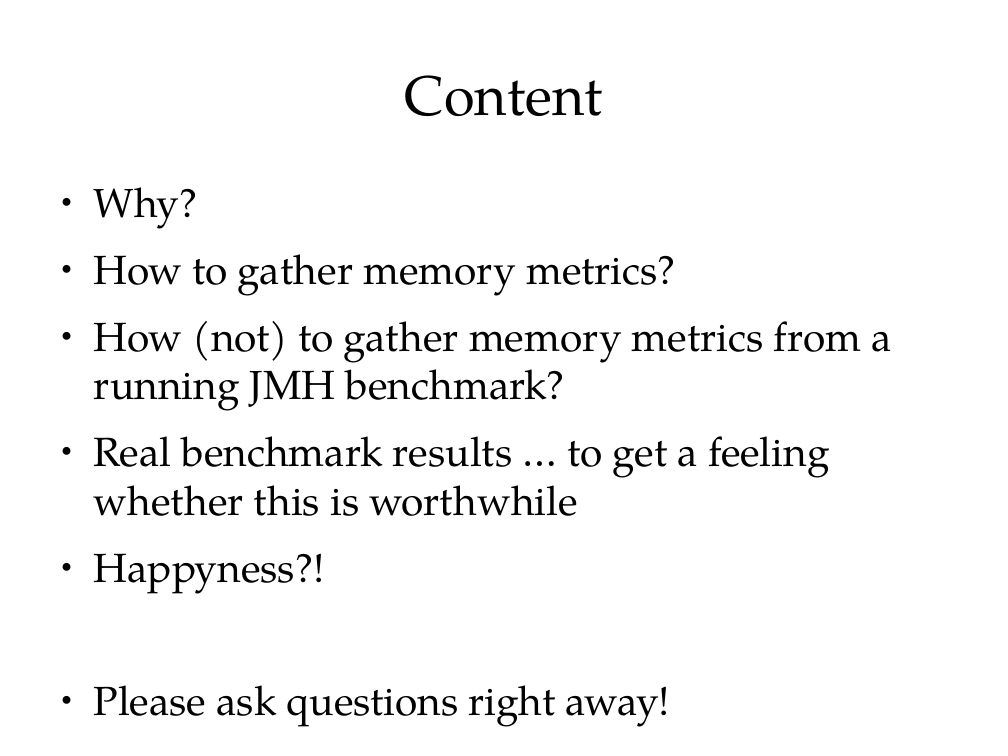
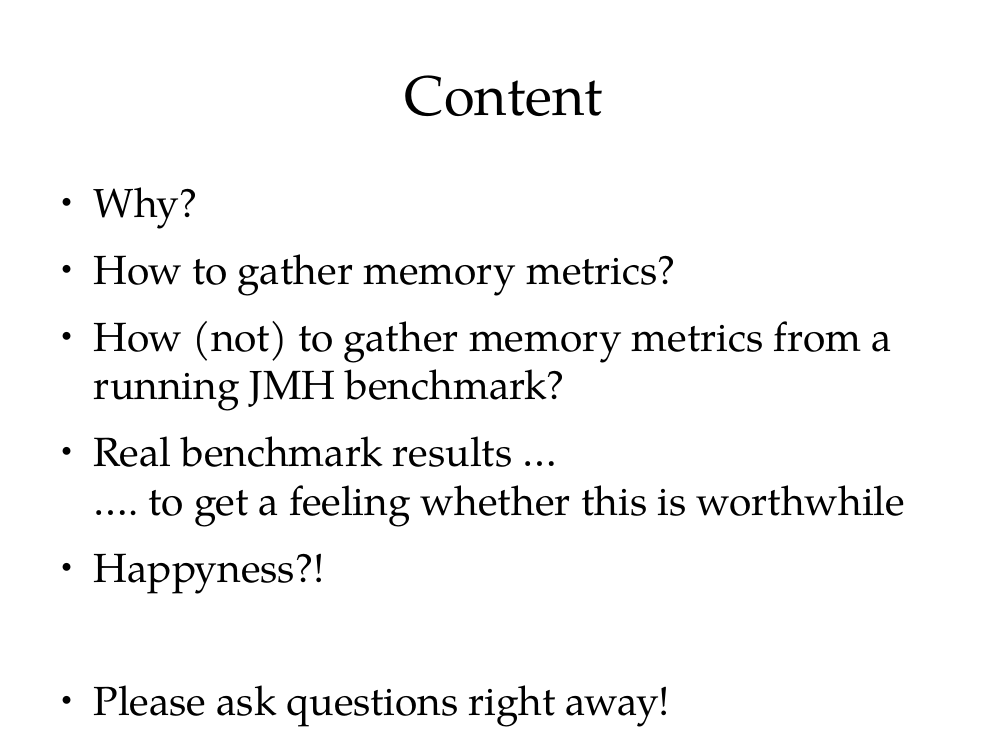
Before and after one commit to cruftex/talk-benchmark-memory, a slide deck: slide 3 of benchmark-memory-with-jmh.odp. Drawn at 1008x756 pixels with LibreOffice and Linux fonts; fonts in the diff are those of the drawing. Boxes give left, top, right and bottom in pixels: in the first picture for what was removed or moved away, otherwise in the second. Text is boxed around its words. In the diff, an @@ line names an element or a change of style, - is before the commit and + after.

```diff
--- a/benchmark-memory-with-jmh.odp
+++ b/benchmark-memory-with-jmh.odp
@@ text at (94, 436, 906, 527): text changed @@
-● Real benchmark results … to get a feeling whether this is worthwhile
+● Real benchmark results …
+  …. to get a feeling whether this is worthwhile
```
Also in this commit, not shown: 9 other slides changed, 3 slides added, 1 other file.
